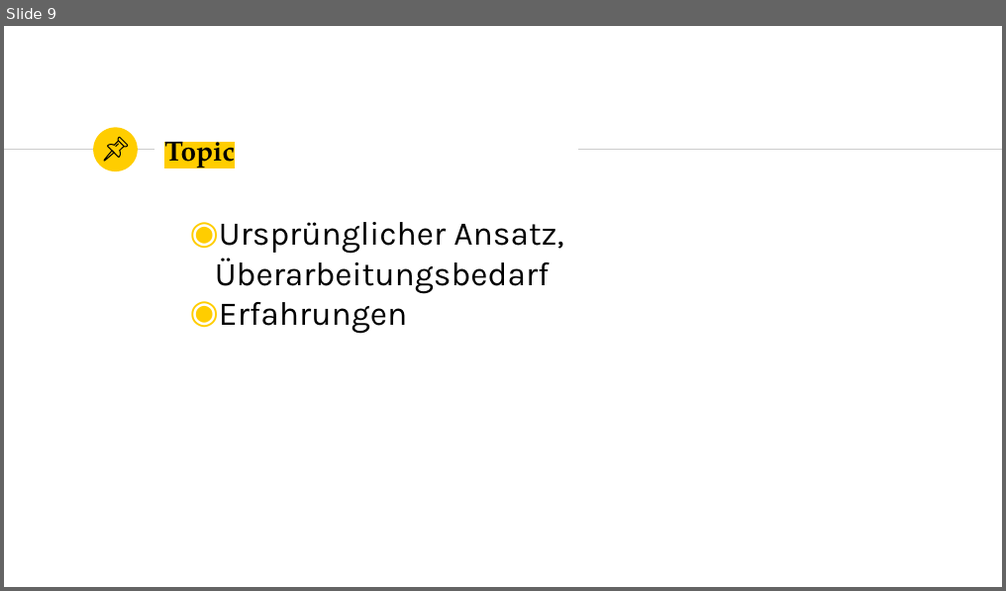
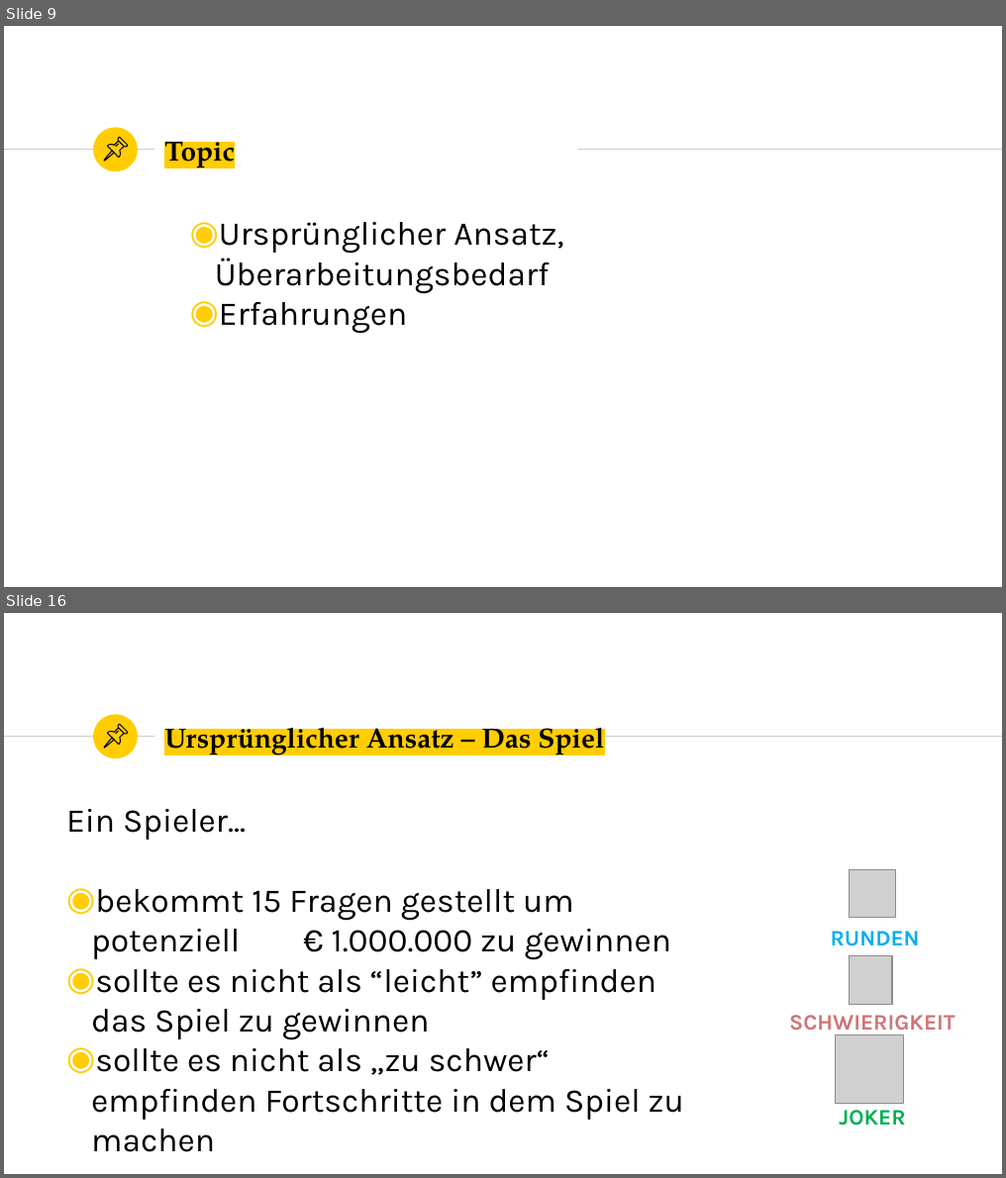
Before and after one commit to marcelherd/OOT-Projekt, a slide deck: Presentation/Presentation.pptx. Shown one above the other, each under a label of ours: slide 9 before the commit, slides 9 and 16 after it; the slides between them are not shown. The pictures are 1006x591 and 1006x1178 pixels, drawn with LibreOffice and Linux fonts; fonts in the diff are those of the drawing; grey boxes stand for pictures. Boxes give left, top, right and bottom in pixels: in the first picture for what was removed or moved away, otherwise in the second. Text is boxed around its words. In the diff, an @@ line names an element or a change of style, - is before the commit and + after.

```diff
--- a/Presentation/Presentation.pptx
+++ b/Presentation/Presentation.pptx
@@ slide 16 added at (4, 613, 1002, 1174), background #FFFFFF; not listed: 3 template elements that a slide beside it also shows @@
@@ group added at (104, 725, 127, 748): 4 freeform shapes @@
@@ title added at (164, 719, 604, 759), 20 pt, text #000000, bold @@
+Ursprünglicher Ansatz – Das Spiel
@@ text added at (66, 809, 684, 1120), 24 pt, text #000000 @@
+Ein Spieler...
+◉ bekommt 15 Fragen gestellt um potenziell € 1.000.000 zu gewinnen
+◉ sollte es nicht als “leicht” empfinden das Spiel zu gewinnen
+◉ sollte es nicht als „zu schwer“ empfinden Fortschritte in dem Spiel zu machen
@@ picture added at (848, 870, 895, 917) @@
@@ text added at (831, 931, 920, 947), 16 pt, text #00B0F0, bold @@
+RUNDEN
@@ picture added at (848, 957, 891, 1004) @@
@@ text added at (789, 1015, 955, 1037), 16 pt, text #D07576, bold @@
+SCHWIERIGKEIT
@@ picture added at (836, 1035, 904, 1104) @@
@@ text added at (839, 1110, 905, 1126), 16 pt, text #00B050, bold @@
+JOKER
```
Also in this commit, not shown: 22 other slides added.
